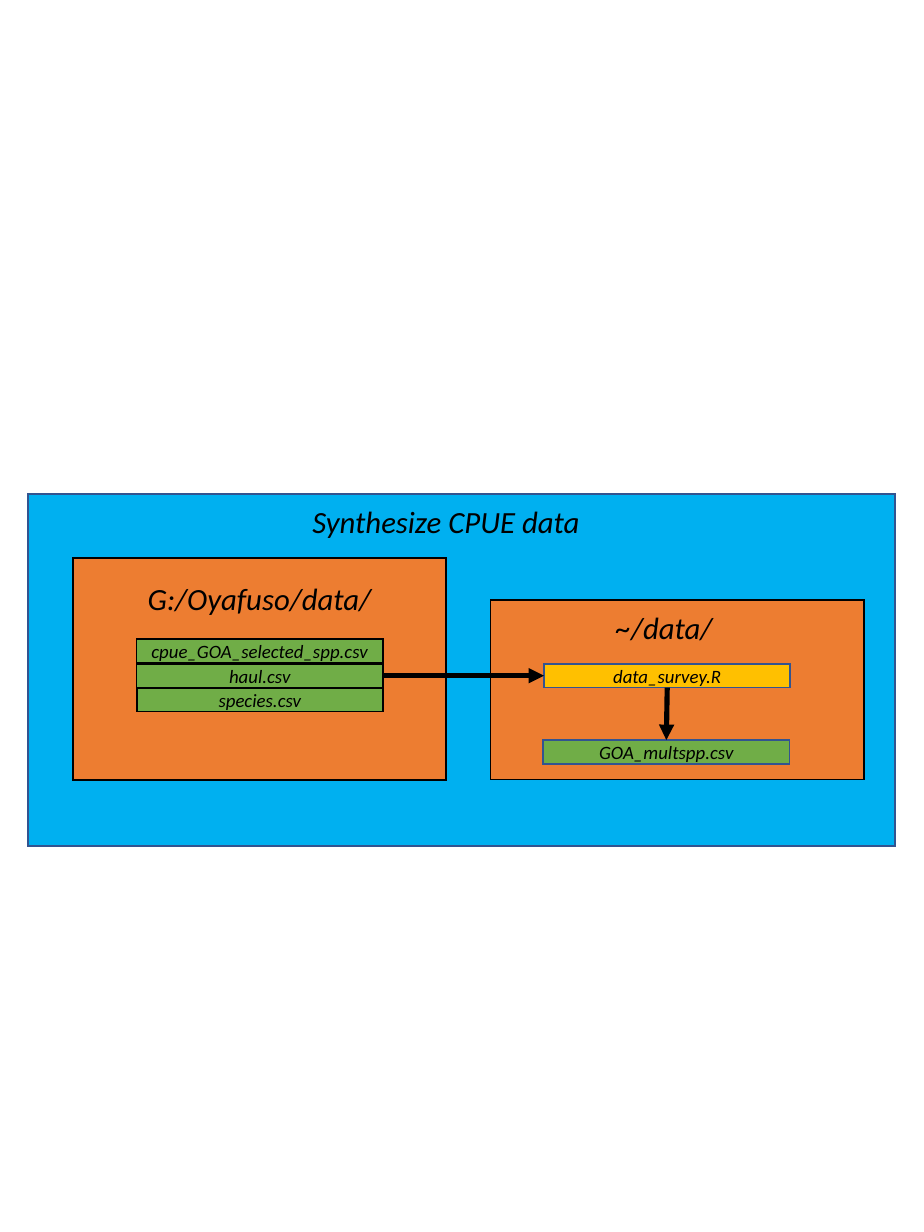
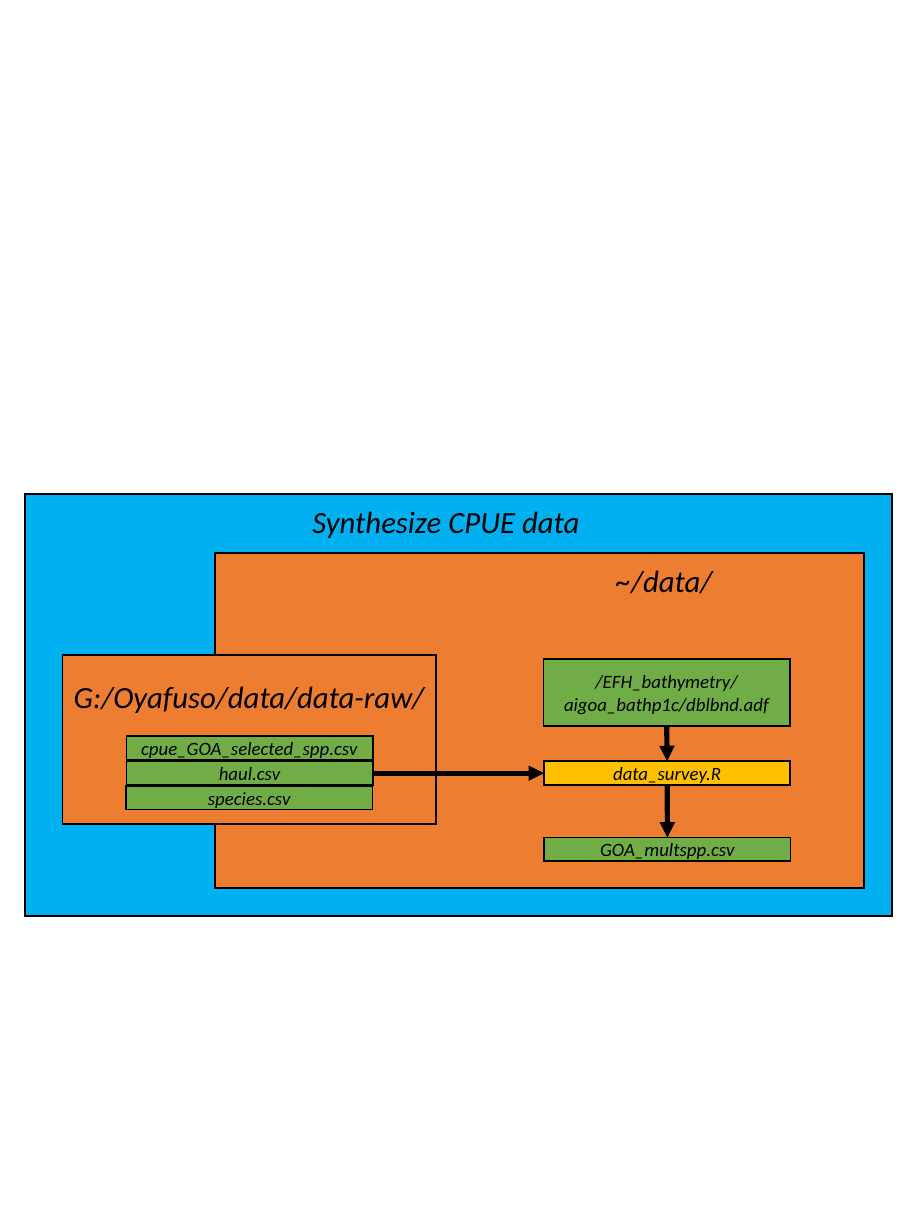
Before and after one commit to zoyafuso-NOAA/MS_OM_GoA, a slide deck: slide 2 of graphics/WorkFlow.pptx. Drawn at 924x1232 pixels with LibreOffice and Linux fonts; fonts in the diff are those of the drawing. Boxes give left, top, right and bottom in pixels: in the first picture for what was removed or moved away, otherwise in the second. Text is boxed around its words. In the diff, an @@ line names an element or a change of style, - is before the commit and + after.

```diff
--- a/graphics/WorkFlow.pptx
+++ b/graphics/WorkFlow.pptx
@@ outline #325491 1 pt to #000000 1 pt in 3 elements at bbox=[545, 761, 791, 785], bbox=[545, 838, 791, 861], bbox=[25, 494, 892, 915] @@
@@ rectangle: place and size @@
-rectangle at bbox=[28, 494, 896, 845]
+rectangle at bbox=[25, 494, 892, 915]
@@ rectangle: place and size @@
-rectangle at bbox=[490, 600, 864, 780]
+rectangle at bbox=[216, 553, 865, 888]
@@ text "~/data/": place and size @@
-text "~/data/" at bbox=[616, 617, 712, 641]
+text "~/data/" at bbox=[616, 570, 712, 594]
@@ rectangle: place and size @@
-rectangle at bbox=[73, 558, 446, 780]
+rectangle at bbox=[63, 655, 436, 824]
@@ rectangle added at bbox=[543, 659, 790, 727], fill #70AD47, outline #000000 1 pt, 11 pt, text #000000, italic @@
+/EFH_bathymetry/aigoa_bathp1c/dblbnd.adf
@@ text at bbox=[74, 686, 424, 713]: text changed @@
-G:/Oyafuso/data/
+G:/Oyafuso/data/data-raw/
@@ rectangle "cpue_GOA_selected_spp.csv": place and size @@
-rectangle "cpue_GOA_selected_spp.csv" at bbox=[137, 639, 383, 663]
+rectangle "cpue_GOA_selected_spp.csv" at bbox=[127, 737, 373, 760]
@@ arrow added from (667, 727) to (668, 761), #000000 3 pt @@
@@ rectangle "haul.csv": place and size @@
-rectangle "haul.csv" at bbox=[137, 664, 383, 687]
+rectangle "haul.csv" at bbox=[127, 761, 373, 785]
@@ arrow moved from (383, 675) - (545, 675) to (373, 774) - (545, 774) @@
@@ rectangle "data_survey.R": place and size @@
-rectangle "data_survey.R" at bbox=[545, 664, 791, 687]
+rectangle "data_survey.R" at bbox=[545, 761, 791, 785]
@@ rectangle "species.csv": place and size @@
-rectangle "species.csv" at bbox=[137, 687, 383, 711]
+rectangle "species.csv" at bbox=[126, 786, 372, 809]
@@ arrow moved from (668, 687) - (667, 740) to (668, 785) - (668, 838) @@
@@ rectangle "GOA_multspp.csv": place and size @@
-rectangle "GOA_multspp.csv" at bbox=[543, 740, 790, 764]
+rectangle "GOA_multspp.csv" at bbox=[545, 838, 791, 861]
```
Also in this commit, not shown: 1 slide added, 2 other files.
